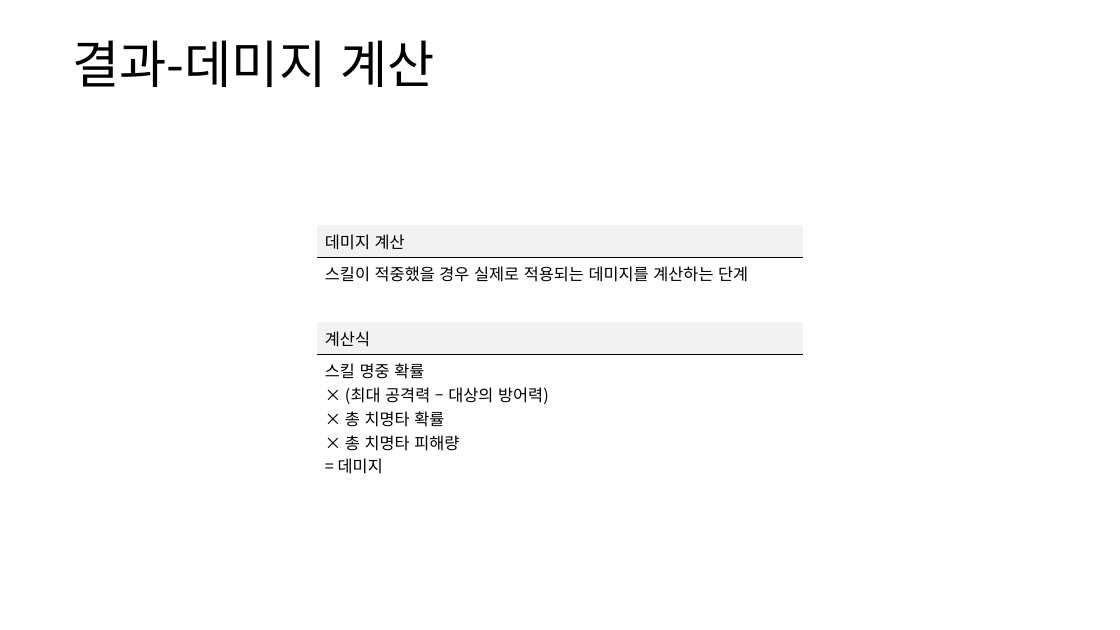
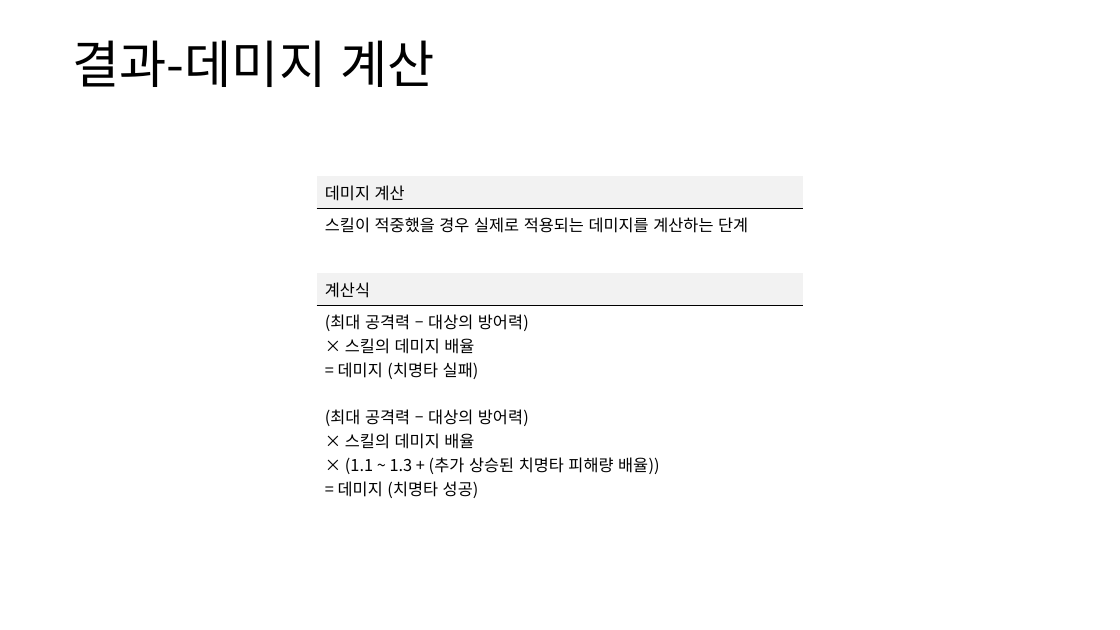
Before and after one commit to yjk0401/unityenginebasic_9th, a slide deck: slide 61 of 기획/방랑엽사전/스킬 시스템 기획서.pptx (slide 64 before the commit). Drawn at 1120x630 pixels with LibreOffice and Linux fonts; fonts in the diff are those of the drawing. Boxes give left, top, right and bottom in pixels: in the first picture for what was removed or moved away, otherwise in the second. Text is boxed around its words. In the diff, an @@ line names an element or a change of style, - is before the commit and + after.

```diff
--- a/기획/방랑엽사전/스킬 시스템 기획서.pptx
+++ b/기획/방랑엽사전/스킬 시스템 기획서.pptx
@@ table at (x1=317, y1=176, x2=804, y2=502) @@
-row 5, column 1: 스킬 명중 확률 / × (최대 공격력 – 대상의 방어력) / × 총 치명타 확률 / × 총 치명타 피해량 / = 데미지
+row 5, column 1: (최대 공격력 – 대상의 방어력) / × 스킬의 데미지 배율 / = 데미지 (치명타 실패) / (최대 공격력 – 대상의 방어력) / × 스킬의 데미지 배율 / × (1.1 ~ 1.3 + (추가 상승된 치명타 피해량 배율)) / = 데미지 (치명타 성공)
@@ table resized from (x1=317, y1=225, x2=804, y2=478) to (x1=317, y1=176, x2=804, y2=502) @@
```
Also in this commit, not shown: 10 other slides changed, 3 slides removed, 2 other files.
